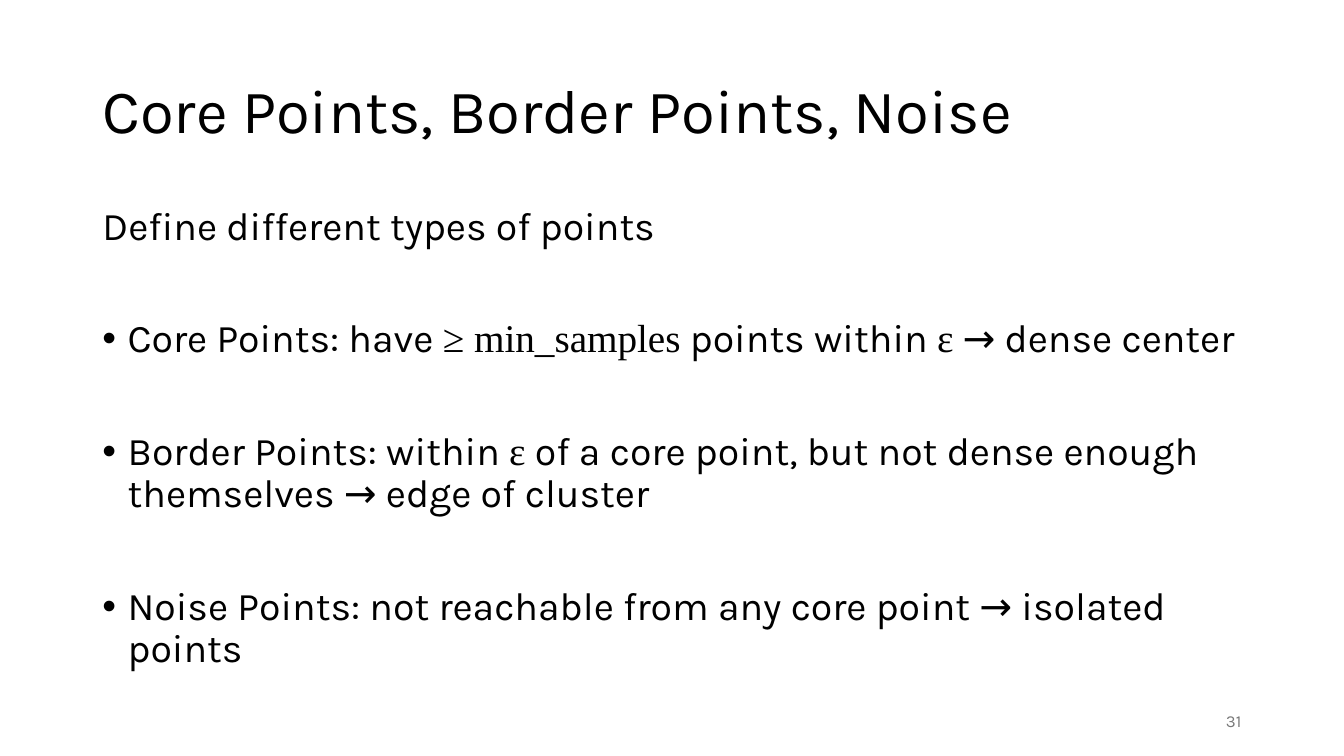
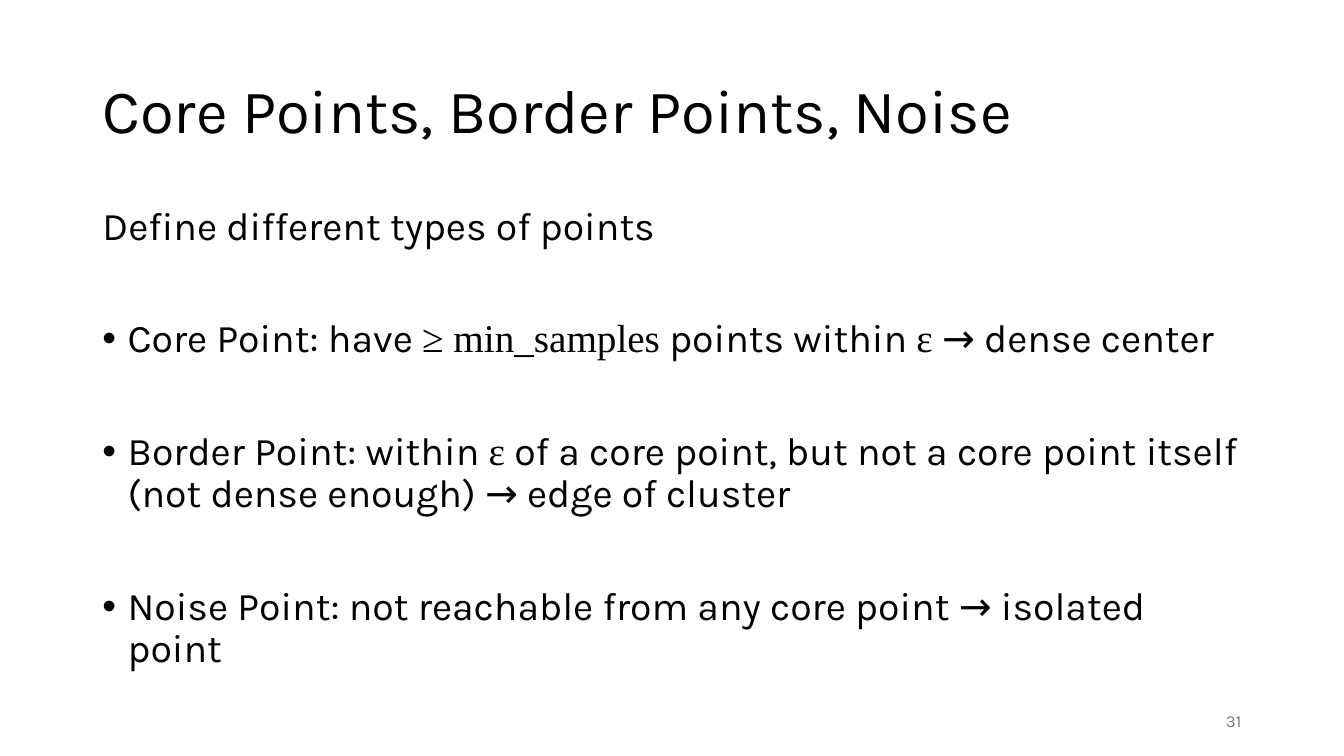
Before and after one commit to FelixWick/data_science, a slide deck: slide 31 of slides/2_clustering.pptx. Drawn at 1344x756 pixels with LibreOffice and Linux fonts; fonts in the diff are those of the drawing. Boxes give left, top, right and bottom in pixels: in the first picture for what was removed or moved away, otherwise in the second. Text is boxed around its words. In the diff, an @@ line names an element or a change of style, - is before the commit and + after.

Commit message:
more details on clustering

```diff
--- a/slides/2_clustering.pptx
+++ b/slides/2_clustering.pptx
@@ text at [128,324,1237,672]: text changed @@
-• Core Points: have ≥ min_samples points within ε → dense center
-• Border Points: within ε of a core point, but not dense enough themselves → edge of cluster
-• Noise Points: not reachable from any core point → isolated points
+• Core Point: have ≥ min_samples points within ε → dense center
+• Border Point: within ε of a core point, but not a core point itself (not dense enough) → edge of cluster
+• Noise Point: not reachable from any core point → isolated point
```
Also in this commit, not shown: 3 other slides changed, 1 slide added, 1 other file.
